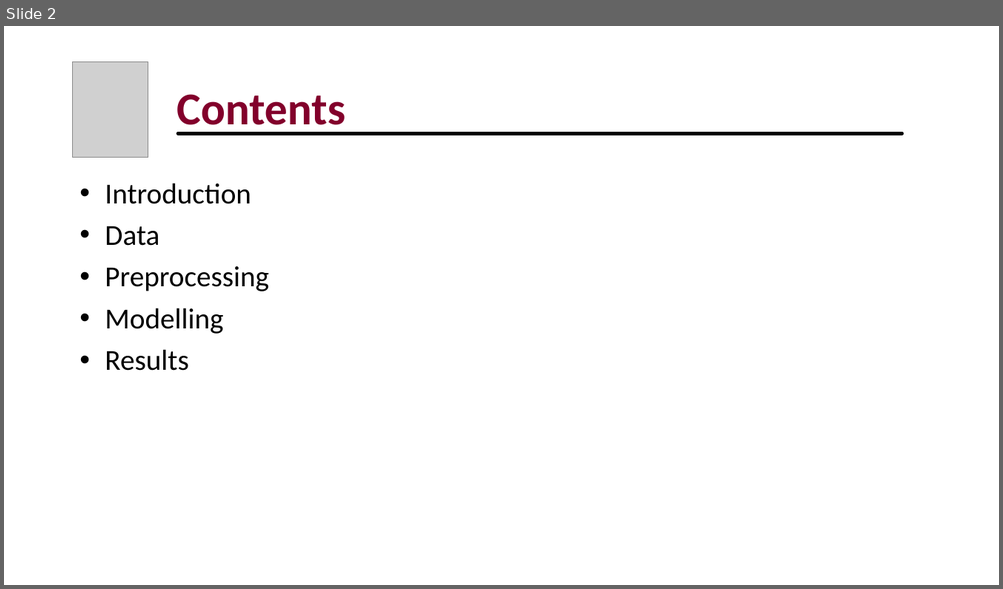
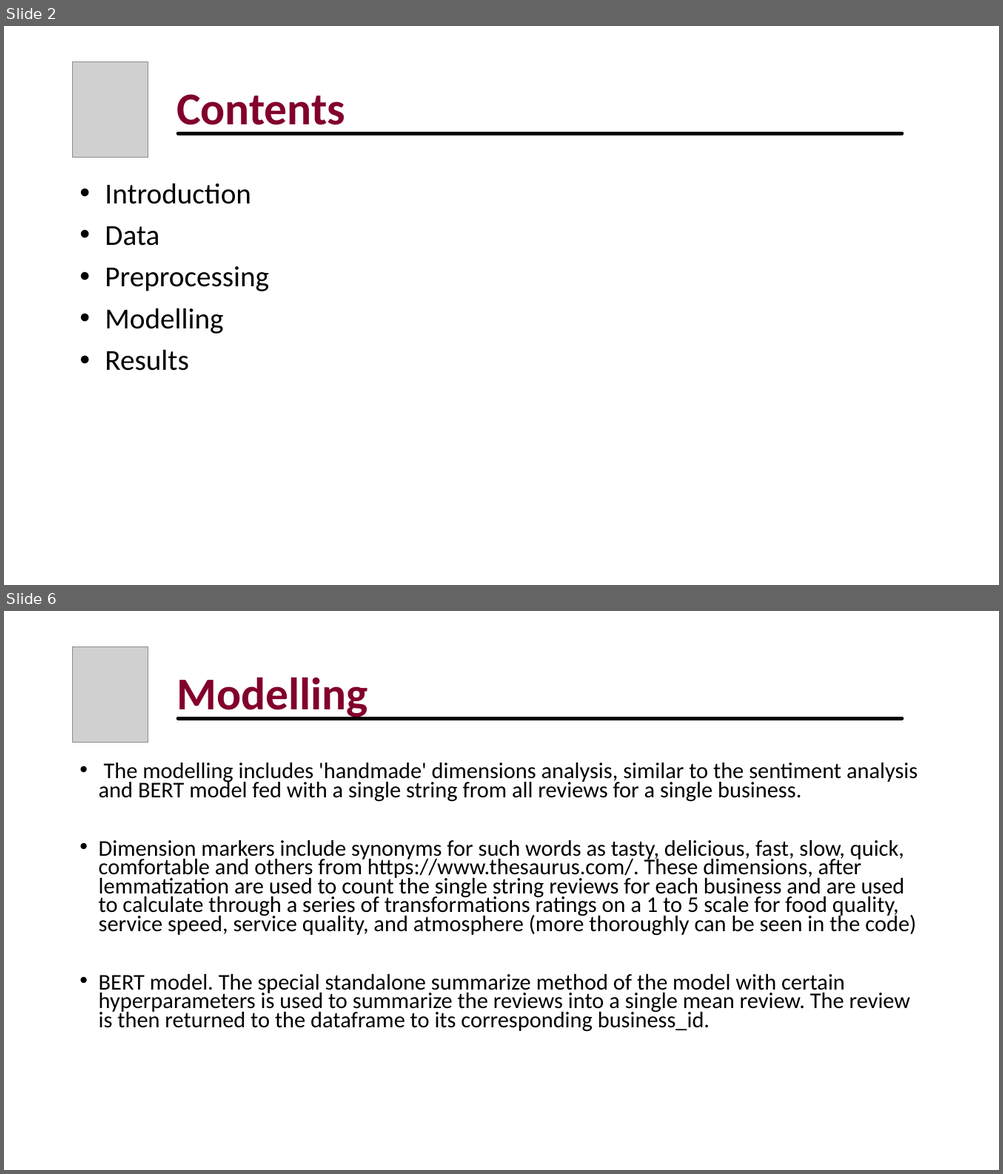
Before and after one commit to jomadata/capstone, a slide deck: Capstone_presentation.pptx. Shown one above the other, each under a label of ours: slide 2 before the commit, slides 2 and 6 after it; the slides between them are not shown. The pictures are 1003x589 and 1003x1174 pixels, drawn with LibreOffice and Linux fonts; fonts in the diff are those of the drawing; grey boxes stand for pictures. Boxes give left, top, right and bottom in pixels: in the first picture for what was removed or moved away, otherwise in the second. Text is boxed around its words. In the diff, an @@ line names an element or a change of style, - is before the commit and + after.

```diff
--- a/Capstone_presentation.pptx
+++ b/Capstone_presentation.pptx
@@ slide 6 added at (4, 611, 999, 1170), background #FFFFFF @@
@@ picture added at (73, 647, 149, 743) @@
@@ title added at (176, 677, 367, 721), 44 pt, text #82002B, bold @@
+Modelling
@@ line added from (178, 718) to (902, 718), #000000 3.5 pt @@
@@ text added at (99, 763, 917, 1032), 21.7 pt, text #000000 @@
+• The modelling includes 'handmade' dimensions analysis, similar to the sentiment analysis and BERT model fed with a single string from all reviews for a single business.
+• Dimension markers include synonyms for such words as tasty, delicious, fast, slow, quick, comfortable and others from https://www.thesaurus.com/. These dimensions, after lemmatization are used to count the single string reviews for each business and are used to calculate through a series of transformations ratings on a 1 to 5 scale for food quality, service speed, service quality, and atmosphere (more thoroughly can be seen in the code)
+• BERT model. The special standalone summarize method of the model with certain hyperparameters is used to summarize the reviews into a single mean review. The review is then returned to the dataframe to its corresponding business_id.
```
Also in this commit, not shown: 2 slides changed, 8 other slides added, 5 slides removed, 2 other files.
